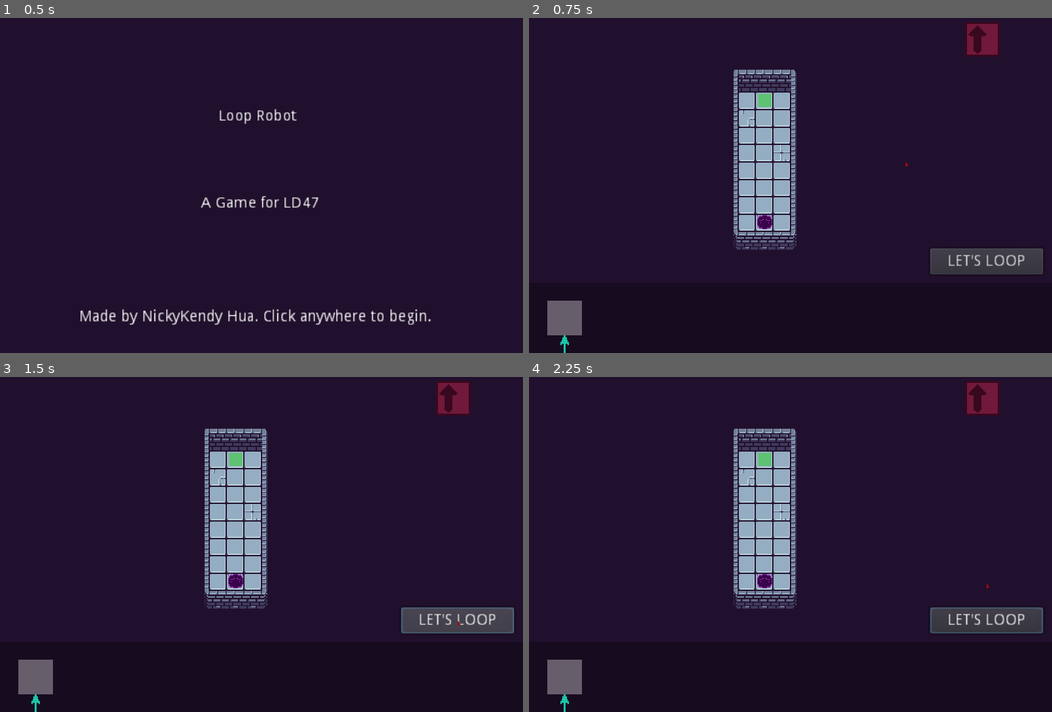
Above: before the commit, frames 1-4 (two rows, left to right).
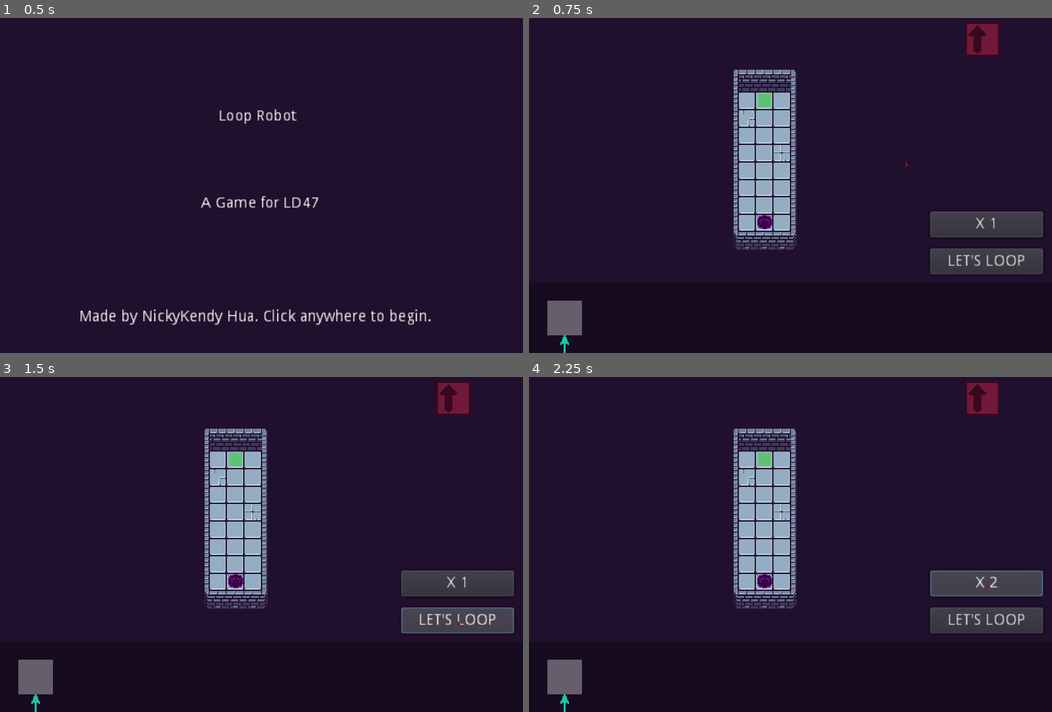
Above: after the commit, the same moments.

Repository: nickykendy/LD47
Game: Godot game, scene res://Levels/Start.tscn
Same seed, same stepped clock (60 frames per second), same inputs: the game is played once before the commit and once after it.
Inputs (mouse positions are in pixels of both pictures, inside the frame that each line leads up to):
- Up to frame 1 (0.5 s): no input
- Up to frame 2 (0.75 s): tap Enter at 0.5 s; move the mouse to (905, 162) at 0.52 s; click (905, 162) at 0.67 s
- Up to frame 3 (1.5 s): click "LET'S LOOP" at 1.25 s
- Up to frame 4 (2.25 s): click (989, 584) at 2 s, where only the run after the commit has a clickable "X 1"

Frame 1 is identical in both runs. In frame 2, 1.6% of the frame differs, in the area x 76-99%, y 57-66%; in frame 3, 1.6%; in frame 4, 1.9%, in the area x 76-99%, y 57-77%.

Commit message:
add time scale func; fix the collision bug

Diff:
--- a/LD47/Levels/Level.tscn
+++ b/LD47/Levels/Level.tscn
@@ -82,6 +82,16 @@
 "_edit_use_anchors_": false
 }
 
+[node name="Button2" type="Button" parent="."]
+margin_left = 368.0
+margin_top = 189.769
+margin_right = 472.0
+margin_bottom = 213.769
+text = "X 1"
+__meta__ = {
+"_edit_use_anchors_": false
+}
+
 [node name="Controller" parent="." instance=ExtResource( 5 )]
 
 [node name="Robot" parent="." instance=ExtResource( 2 )]
@@ -92,3 +102,4 @@
 [connection signal="body_entered" from="EndPos" to="." method="_on_EndPos_body_entered"]
 [connection signal="timeout" from="Timer" to="." method="_on_Timer_timeout"]
 [connection signal="pressed" from="Button" to="." method="_on_Button_pressed"]
+[connection signal="pressed" from="Button2" to="." method="_on_Button2_pressed"]
--- a/LD47/Scenes/Controller.tscn
+++ b/LD47/Scenes/Controller.tscn
@@ -10,6 +10,8 @@
 "Controller",
 ]]
 scale = Vector2( 0.2, 0.2 )
+collision_layer = 2
+collision_mask = 2
 script = ExtResource( 1 )
 
 [node name="spr_mouse" type="Sprite" parent="."]
--- a/LD47/Scenes/Mod.tscn
+++ b/LD47/Scenes/Mod.tscn
@@ -9,6 +9,8 @@
 [node name="Mod" type="Area2D" groups=[
 "Mod",
 ]]
+collision_layer = 2
+collision_mask = 2
 script = ExtResource( 1 )
 
 [node name="icon" type="Sprite" parent="."]
--- a/LD47/Scenes/Plot.tscn
+++ b/LD47/Scenes/Plot.tscn
@@ -7,6 +7,8 @@
 
 [node name="Plot" type="Area2D"]
 modulate = Color( 1, 1, 1, 0.341176 )
+collision_layer = 2
+collision_mask = 2
 script = ExtResource( 1 )
 
 [node name="ColorRect" type="ColorRect" parent="."]
--- a/LD47/Scripts/Level.gd
+++ b/LD47/Scripts/Level.gd
@@ -8,9 +8,12 @@
 
 var robots
 var isPlaying = false
+var timeScale : int
 
 
 func _ready():
+	timeScale = 1
+
 	panel.plotNum = maxPlot
 	if panel.has_method("init"):
 		panel.init()
@@ -50,3 +53,18 @@
 		$Button.text = "RESET"
 	elif isPlaying:
 		get_tree().reload_current_scene()
+
+
+func _on_Button2_pressed():
+	if timeScale == 1:
+		$Button2.text = "X 2"
+		Engine.time_scale = 2
+		timeScale = 2
+	elif timeScale == 2:
+		$Button2.text = "X 4"
+		Engine.time_scale = 4
+		timeScale = 4
+	else:
+		$Button2.text = "X 1"
+		Engine.time_scale = 1
+		timeScale = 1
--- a/LD47/Scripts/Robot.gd
+++ b/LD47/Scripts/Robot.gd
@@ -6,6 +6,7 @@
 var count = 0
 var mods = []
 var panels
+var playSpd : int = 1
 
 var maxCount : int
 
@@ -25,6 +26,7 @@
 		mods.append(-1)
 
 	panels = get_tree().get_nodes_in_group("Panel")
+
 
 func _physics_process(delta):
 	if switch:
